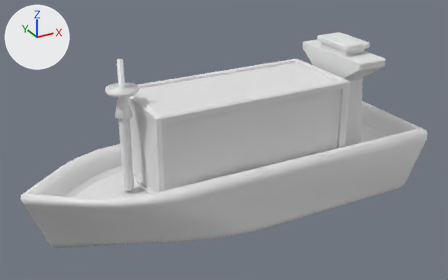
Renders of the FBX model Assets/1_Game/Models/ships/ship2/ship2_greenContainer.fbx from each side of a commit.
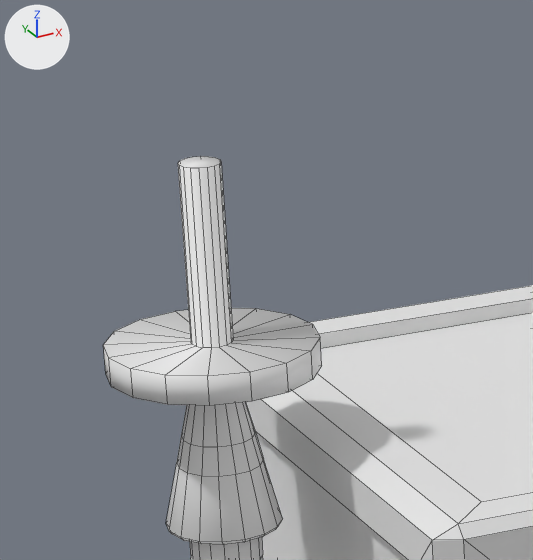
Each version appears first whole from a camera (50 mm lens) standing at (-16.56, -28.91, 17.76) and looking at (-0.74, -0.14, 3.37), and next in a close-up on the part from 20% to 38% of the width and 12% to 44% of the height. The lights are fixed; the arrows at upper left show +X, +Y and +Z. The close-ups show mesh edges as thin lines. Materials are left out; every surface is plain grey.

Before the edit, the objects in view are built like this:
```python
me_cube_021 = bpy.data.meshes.new('Cube.021')
me_cube_021.from_pydata(...)  # 562 vertices, 551 faces; spans x -12.3..12.0, y -3.8..3.8, z -1.0..8.9
me_cube_021.materials.append(mat_ship)
ob_cube_005 = bpy.data.objects.new('Cube.005', me_cube_021)
ob_cube_005.location = (0.0, 0.0, 0.0)
```
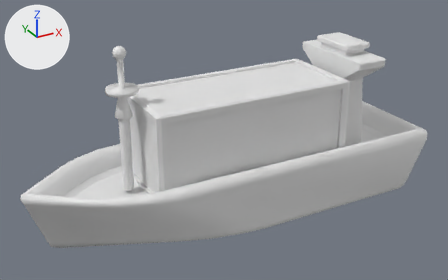
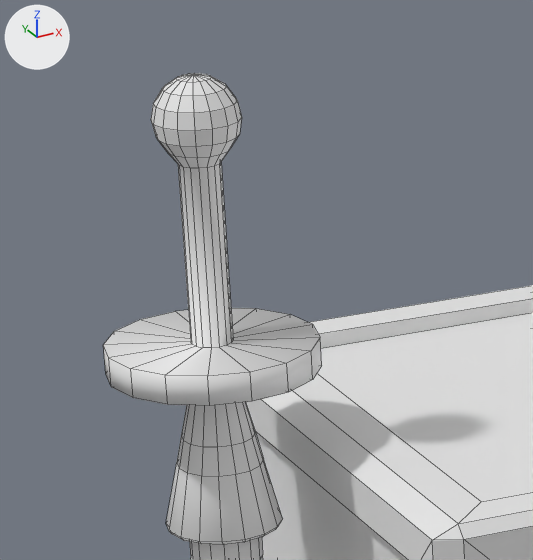
Changed parts and their boxes (x1, y1, x2, y2) in the close-ups (533 x 560 px):
'Cube.005', reshaped
    before: (103, 156, 533, 560)
    after: (103, 73, 533, 560)
part 1 of me_cube_021, built on
    before: (178, 156, 221, 168)
    after: (151, 73, 242, 168)

The edits, one by one:
me_cube_021 is used by ob_cube_005; location (0.0, 0.0, 0.0).
me_cube_021 had 562 vertices, 551 faces and spanned x -12.3..12.0, y -3.8..3.8, z -1.0..8.9.
me_cube_021 now has 659 vertices, 662 faces and spans x -12.3..12.0, y -3.8..3.8, z -1.0..9.6.
Part 1, on me_cube_021:
1 face is deleted.
97 vertices are added at x -7.0..-6.3, y -0.3..0.3, z 9.0..9.6.
112 new faces join them.
